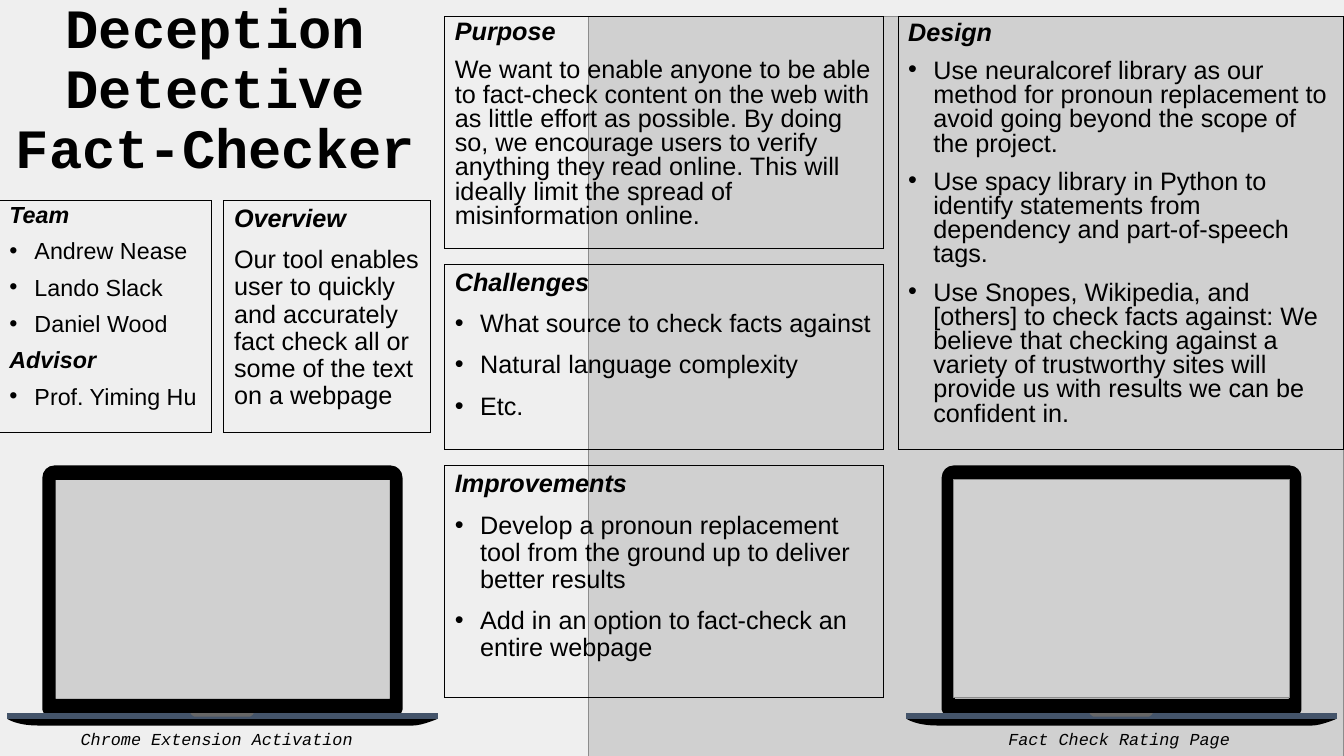
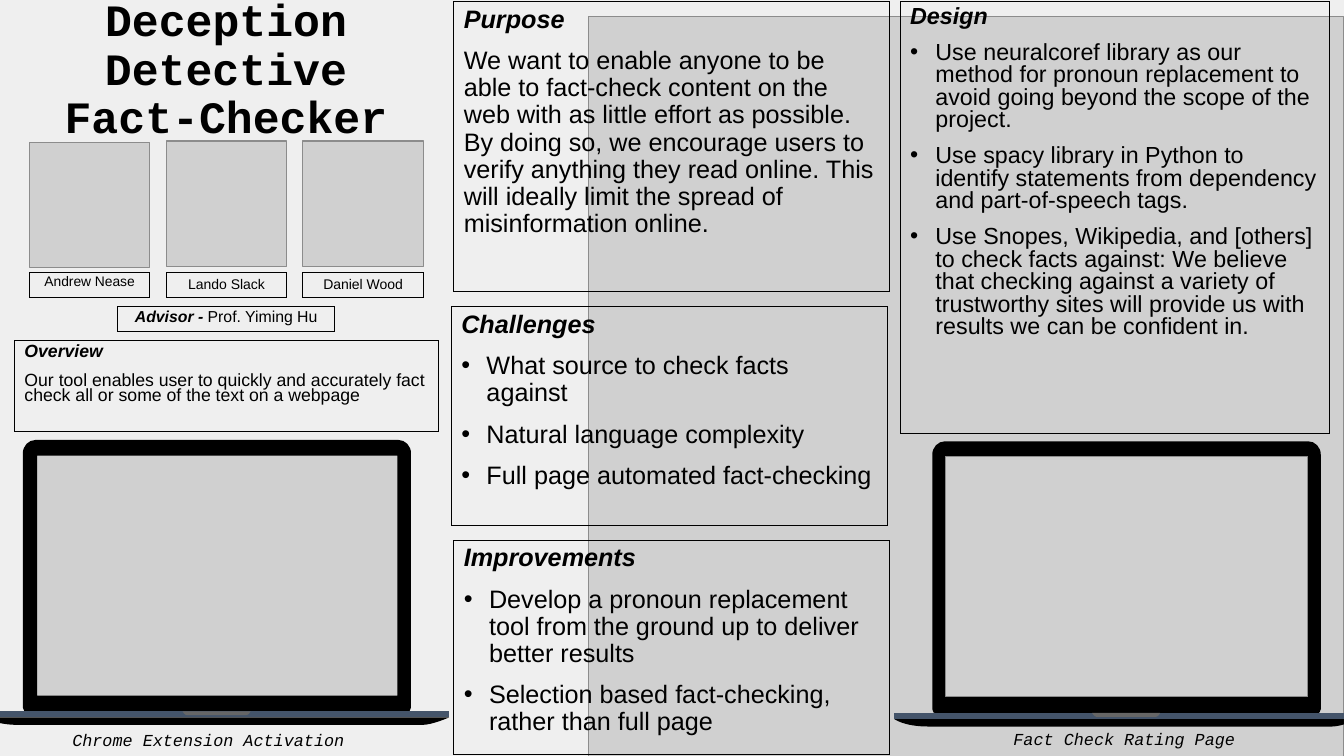
Before and after one commit to anease/senior-design, a slide deck: slide 1 of ExpoPoster.pptx. Drawn at 1344x756 pixels with LibreOffice and Linux fonts; fonts in the diff are those of the drawing; grey boxes stand for pictures. Boxes give left, top, right and bottom in pixels: in the first picture for what was removed or moved away, otherwise in the second. Text is boxed around its words. In the diff, an @@ line names an element or a change of style, - is before the commit and + after.

Commit message:
Update expo poster

```diff
--- a/ExpoPoster.pptx
+++ b/ExpoPoster.pptx
@@ title "Deception Detective Fact-Checker": place and size @@
-title "Deception Detective Fact-Checker" at [16,8,415,169]
+title "Deception Detective Fact-Checker" at [65,5,388,147]
@@ title "Deception Detective Fact-Checker" at [65,5,388,147]: size 39.6 to 32 pt @@
@@ rectangle "Purpose": place and size @@
-rectangle "Purpose" at [445,16,884,248]
+rectangle "Purpose" at [454,1,889,291]
@@ rectangle "Purpose" at [454,1,889,291]: line spacing 0.8 to 0.9 @@
@@ rectangle "Design": place and size @@
-rectangle "Design" at [898,17,1344,450]
+rectangle "Design" at [900,1,1330,434]
@@ rectangle "Design" at [900,1,1330,434]: size 18 to 16.6 pt @@
@@ picture added at [29,142,150,268] @@
@@ picture added at [166,141,287,267] @@
@@ picture added at [302,141,423,267] @@
@@ rectangle added at [29,272,150,297], outline #000000 0.75 pt, 9.9 pt, text #000000 @@
+Andrew Nease
@@ rectangle added at [166,272,287,297], outline #000000 0.75 pt, 10 pt, text #000000 @@
+Lando Slack
@@ rectangle added at [302,272,423,297], outline #000000 0.75 pt, 10 pt, text #000000 @@
+Daniel Wood
@@ rectangle "Advisor - Prof. Yiming Hu": place and size @@
-rectangle "Advisor - Prof. Yiming Hu" at [0,201,212,433]
+rectangle "Advisor - Prof. Yiming Hu" at [118,307,335,332]
@@ text in rectangle at [135,310,317,326]: text changed; size 16.6 to 11.2 pt @@
-Team
-• Andrew Nease
-• Lando Slack
-• Daniel Wood
-Advisor
-• Prof. Yiming Hu
+Advisor - Prof. Yiming Hu
@@ text "Challenges": place and size @@
-text "Challenges" at [445,265,884,451]
+text "Challenges" at [452,307,888,525]
@@ rectangle "Overview": place and size @@
-rectangle "Overview" at [224,201,431,433]
+rectangle "Overview" at [14,341,439,432]
@@ rectangle "Overview" at [14,341,439,432]: size 18 to 12.6 pt; line spacing 0.9 to 0.7 @@
@@ freeform shape: place and size @@
-freeform shape at [42,466,402,714]
+freeform shape at [23,440,411,712]
@@ freeform shape: place and size @@
-freeform shape at [942,466,1302,714]
+freeform shape at [933,442,1321,714]
@@ picture: place and size @@
-picture at [52,475,394,706]
+picture at [34,450,403,703]
@@ text at [486,463,871,489]: text changed @@
-• Etc.
+• Full page automated fact-checking
@@ picture: place and size @@
-picture at [954,480,1290,699]
+picture at [946,457,1309,697]
@@ rectangle "Improvements": place and size @@
-rectangle "Improvements" at [445,466,884,698]
+rectangle "Improvements" at [454,540,889,755]
@@ text in rectangle at [489,683,830,736]: text changed @@
-• Add in an option to fact-check an entire webpage
+• Selection based fact-checking, rather than full page
@@ freeform shape: place and size @@
-freeform shape at [7,719,438,726]
+freeform shape at [0,718,450,725]
@@ freeform shape: place and size @@
-freeform shape at [7,714,438,719]
+freeform shape at [0,712,450,718]
@@ freeform shape: place and size @@
-freeform shape at [191,714,254,717]
+freeform shape at [182,712,250,716]
@@ freeform shape: place and size @@
-freeform shape at [906,719,1337,726]
+freeform shape at [894,719,1344,726]
@@ freeform shape: place and size @@
-freeform shape at [906,714,1337,719]
+freeform shape at [894,713,1344,719]
@@ freeform shape: place and size @@
-freeform shape at [1090,714,1153,717]
+freeform shape at [1092,713,1160,717]
@@ text "Chrome Extension Activation": place and size @@
-text "Chrome Extension Activation" at [81,733,353,745]
+text "Chrome Extension Activation" at [72,734,344,746]
@@ text "Fact Check Rating Page": place and size @@
-text "Fact Check Rating Page" at [1008,733,1230,749]
+text "Fact Check Rating Page" at [1013,733,1235,749]
```
